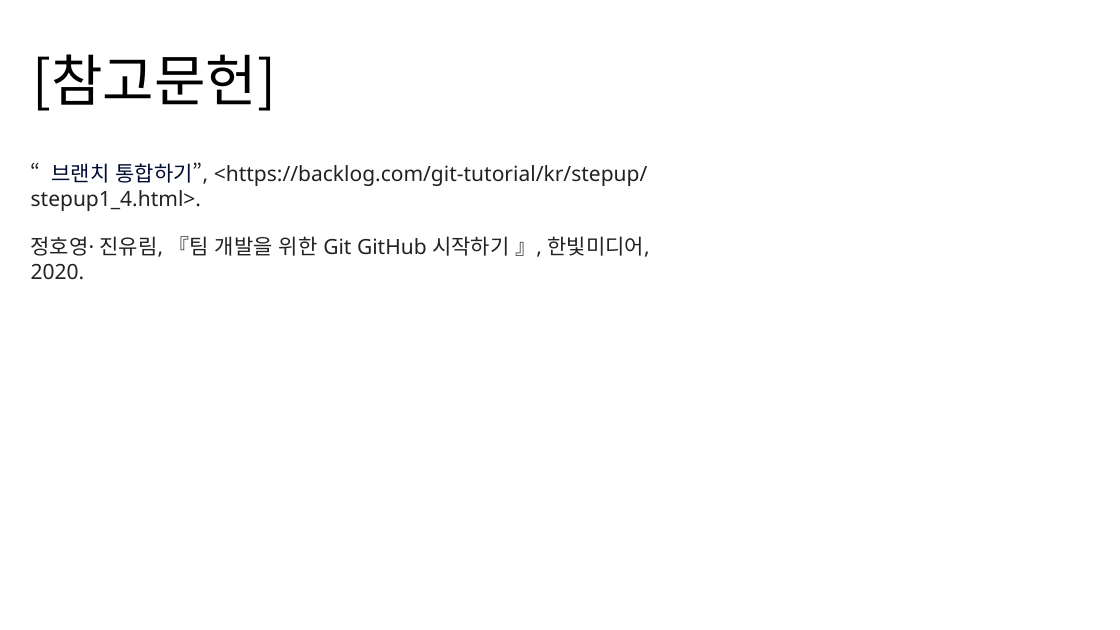
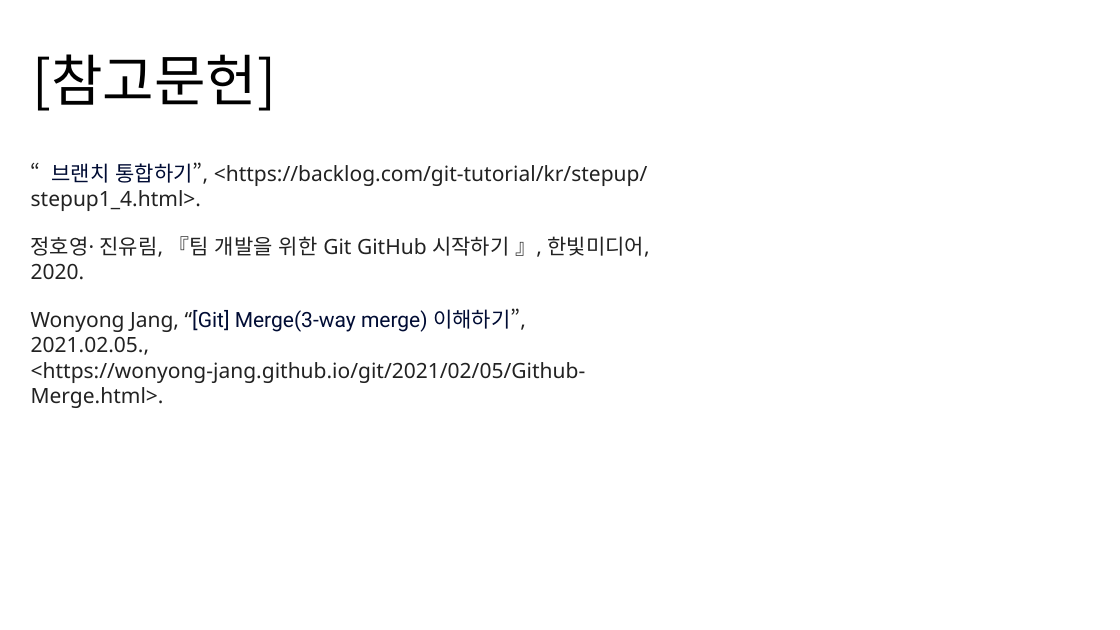
Before and after one commit to SeungHeeNoh/study_well, a slide deck: slide 38 of docs/4. merge.pptx. Drawn at 1120x630 pixels with LibreOffice and Linux fonts; fonts in the diff are those of the drawing. Boxes give left, top, right and bottom in pixels: in the first picture for what was removed or moved away, otherwise in the second. Text is boxed around its words. In the diff, an @@ line names an element or a change of style, - is before the commit and + after.

```diff
--- a/docs/4. merge.pptx
+++ b/docs/4. merge.pptx
@@ text added at box(31, 308, 586, 408), 18 pt, text #222222 @@
+Wonyong Jang, “[Git] Merge(3-way merge) 이해하기”, 2021.02.05.,
+<https://wonyong-jang.github.io/git/2021/02/05/Github-Merge.html>.
```
Also in this commit, not shown: 5 other slides changed.
